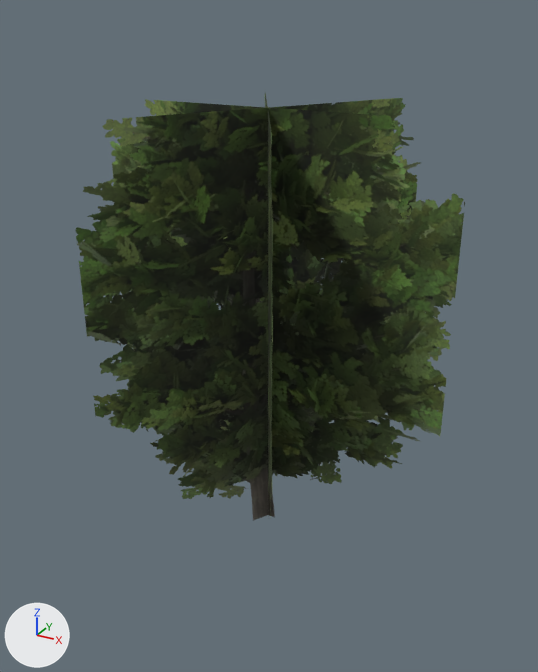
Two versions of the glTF model modely/nove/lipa_stredni_daleko.glb, one commit apart.
Both versions are drawn from a camera (50 mm lens) standing at (8.67, -15.7, 13.58) and looking at (0.16, -0.24, 5.85). The lights are fixed; the arrows at lower left show +X, +Y and +Z. The first picture is the older version.

Before the edit, the objects in view are built like this:
```python
me_karta0 = bpy.data.meshes.new('karta0')
me_karta0.from_pydata(...)  # 12 vertices, 6 faces; spans x -4.78..4.78, y -4.14..4.14, z 0.0..11.49
# faces by material slot: [2, 2, 2]
me_karta0.materials.append(mat_lipa_stredni_daleko_0)
me_karta0.materials.append(mat_lipa_stredni_daleko_1)
me_karta0.materials.append(mat_lipa_stredni_daleko_2)
# before: 2 (4.78, 0.0, 11.49), 3 (-4.78, 0.0, 11.49), 6 (2.39, 4.14, 11.49), 7 (-2.39, -4.14, 11.49), 10 (-2.39, 4.14, 11.49)
# before: 11 (2.39, -4.14, 11.49)
ob_lipa_stredni_daleko = bpy.data.objects.new('lipa_stredni_daleko', me_karta0)
ob_lipa_stredni_daleko.location = (0.0, 0.0, 0.0)
```
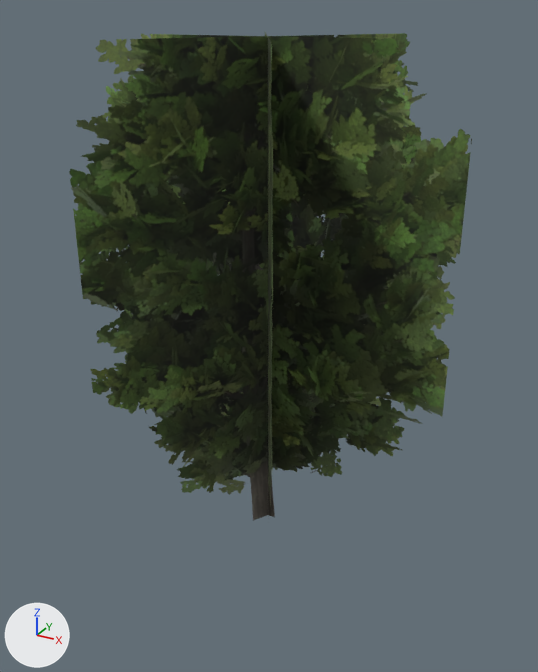
The newer file is also rescaled (x1.105) as a whole; pictures and numbers use the older file's frame.

Pixel boxes (x1, y1, x2, y2) of what changed, in the pictures (538 x 672 px):
'lipa_stredni_daleko', reshaped (14% taller): before (76, 93, 465, 521); after (69, 32, 472, 521)

What changed in the scene script:
```text
Change me_karta0:
    used by ob_lipa_stredni_daleko; location = (0.0, 0.0, 0.0)
    remove me_karta0.from_pydata(...)  # 12 vertices, 6 faces; spans x -4.78..4.78, y -4.14..4.14, z 0.0..11.49
    add me_karta0.from_pydata(...)  # 12 vertices, 6 faces; spans x -4.78..4.78, y -4.14..4.14, z 0.0..13.02
    me_karta0 part 1
    add for i in [2, 3, 6, 7, 10, 11]: me_karta0.vertices[i].co += Vector((0.0, 0.0, 1.53))
```
